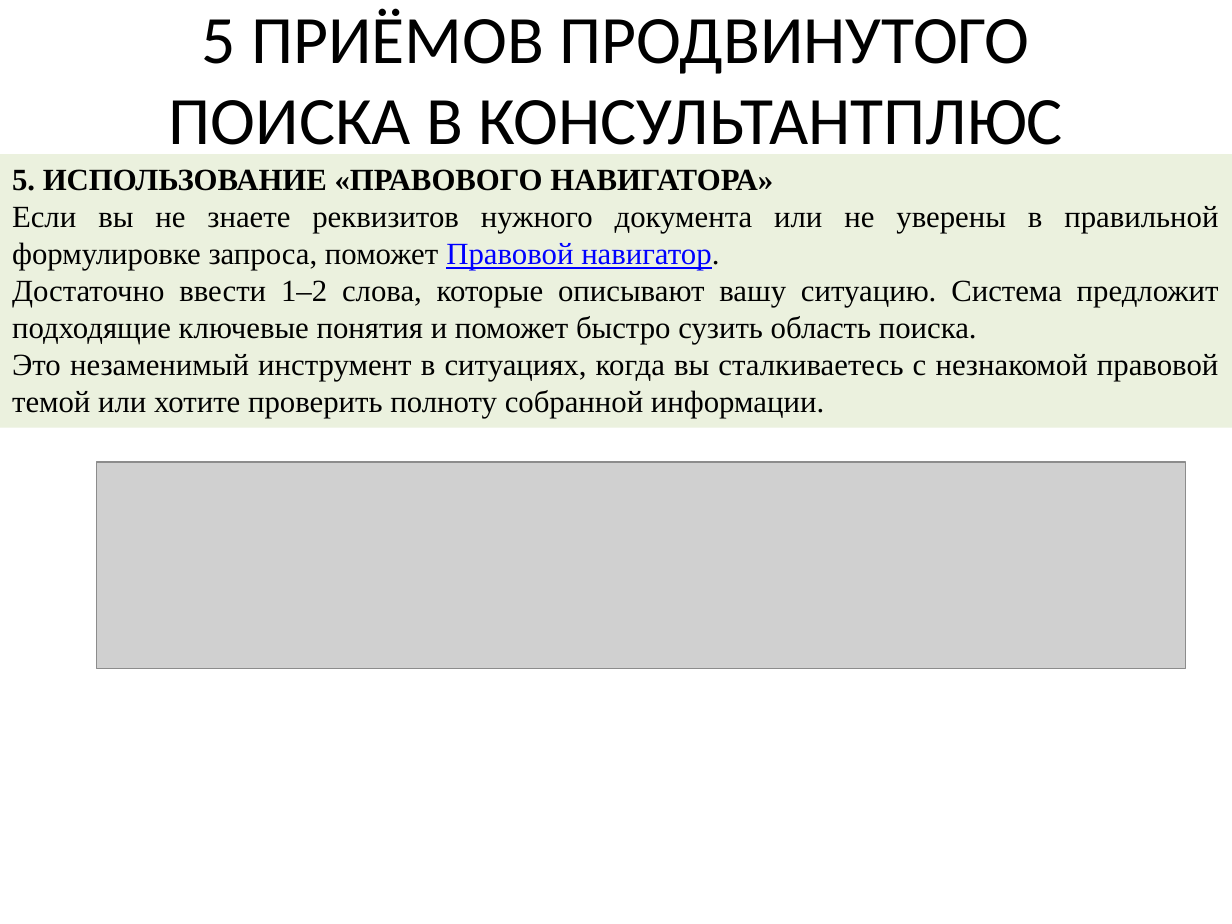
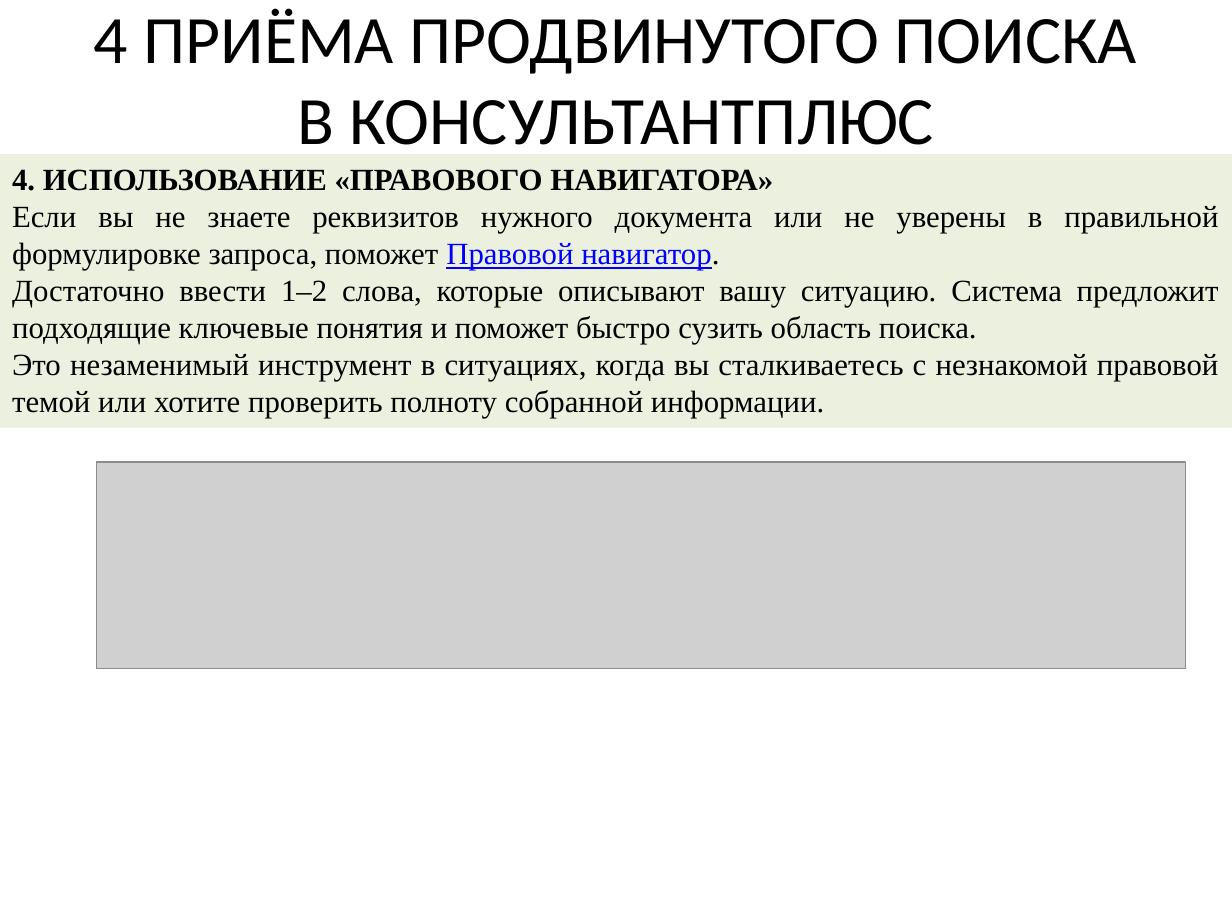
Before and after one commit to mbdatateach/site, a slide deck: slide 15 of 1юпсп/Теоретический материал.pptx (slide 13 before the commit). Drawn at 1232x924 pixels with LibreOffice and Linux fonts; fonts in the diff are those of the drawing; grey boxes stand for pictures. Boxes give left, top, right and bottom in pixels: in the first picture for what was removed or moved away, otherwise in the second. Text is boxed around its words. In the diff, an @@ line names an element or a change of style, - is before the commit and + after.

```diff
--- a/1юпсп/Теоретический материал.pptx
+++ b/1юпсп/Теоретический материал.pptx
@@ title at box(94, 8, 1137, 145): text changed @@
-5 ПРИЁМОВ ПРОДВИНУТОГО ПОИСКА В КОНСУЛЬТАНТПЛЮС
+4 ПРИЁМА ПРОДВИНУТОГО ПОИСКА В КОНСУЛЬТАНТПЛЮС
@@ text in rectangle at box(12, 169, 773, 191): text changed @@
-5. ИСПОЛЬЗОВАНИЕ «ПРАВОВОГО НАВИГАТОРА»
+4. ИСПОЛЬЗОВАНИЕ «ПРАВОВОГО НАВИГАТОРА»
```
Also in this commit, not shown: 6 other slides changed, 1 slide added, 1 other file.
